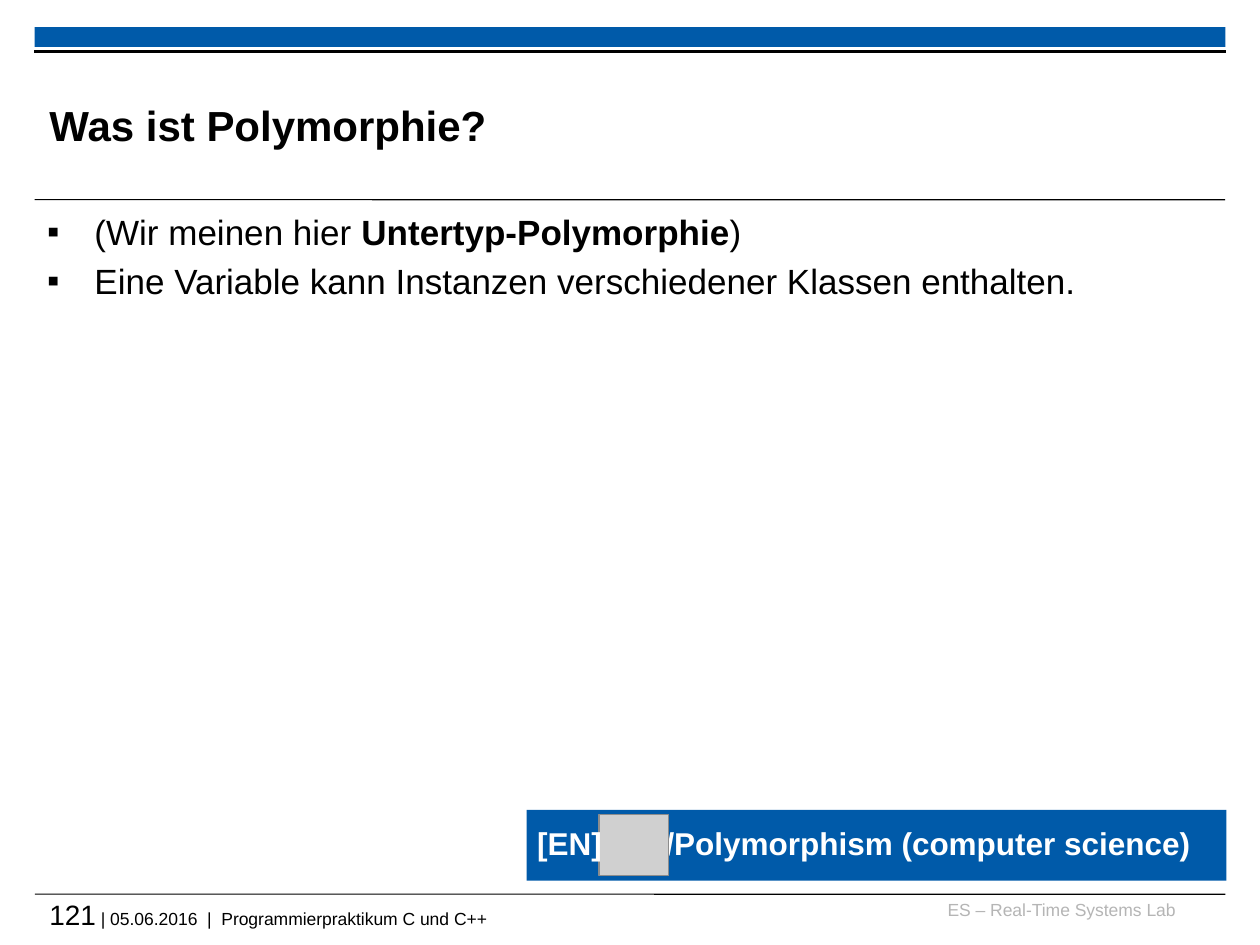
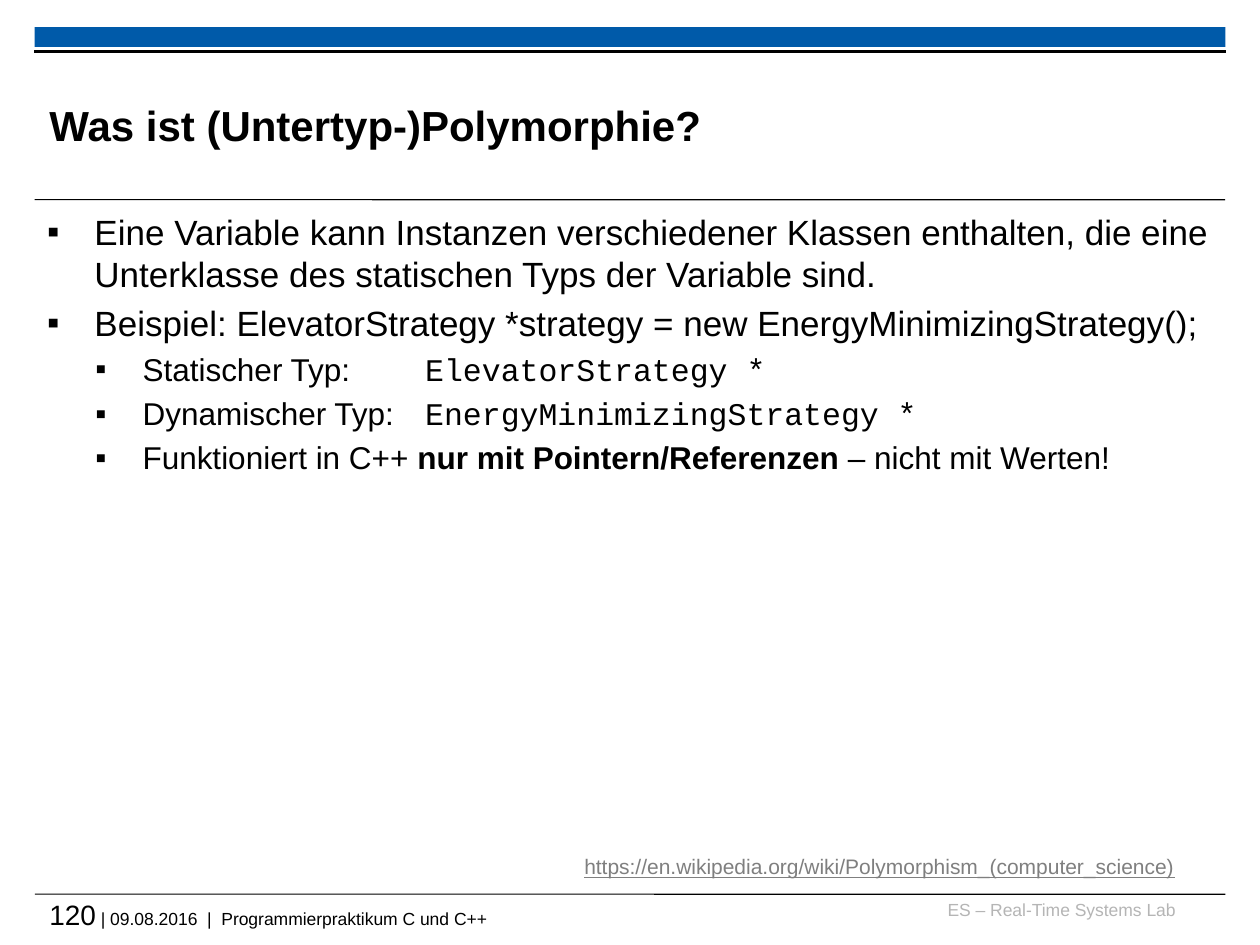
Before and after one commit to h82k/tud-cppp, a slide deck: slide 120 of cppp_lecture.pptx (slide 121 before the commit). Drawn at 1260x945 pixels with LibreOffice and Linux fonts; fonts in the diff are those of the drawing; grey boxes stand for pictures; background and template pictures are left out. Boxes give left, top, right and bottom in pixels: in the first picture for what was removed or moved away, otherwise in the second. Text is boxed around its words. In the diff, an @@ line names an element or a change of style, - is before the commit and + after.

```diff
--- a/cppp_lecture.pptx
+++ b/cppp_lecture.pptx
@@ title at (49,110,701,150): text changed @@
-Was ist Polymorphie?
+Was ist (Untertyp-)Polymorphie?
@@ text at (94,219,1207,470): text changed @@
-▪ (Wir meinen hier Untertyp-Polymorphie)
-▪ Eine Variable kann Instanzen verschiedener Klassen enthalten.
+▪ Eine Variable kann Instanzen verschiedener Klassen enthalten, die eine Unterklasse des statischen Typs der Variable sind.
+▪ Beispiel: ElevatorStrategy *strategy = new EnergyMinimizingStrategy();
+  ▪ Statischer Typ: ElevatorStrategy *
+  ▪ Dynamischer Typ: EnergyMinimizingStrategy *
+  ▪ Funktioniert in C++ nur mit Pointern/Referenzen – nicht mit Werten!
@@ rectangle removed at (527,810,1226,881) @@
@@ text removed at (537,830,602,861) @@
-[EN]
@@ picture removed at (598,815,668,876) @@
@@ text at (584,859,1173,879): text changed; size 18 to 12 pt; text colour #FFFFFF to #7F7F7F; bold off @@
-/Polymorphism (computer science)
+https://en.wikipedia.org/wiki/Polymorphism_(computer_science)
@@ text at (49,905,487,929): text changed @@
-121 | 05.06.2016 | Programmierpraktikum C und C++
+120 | 09.08.2016 | Programmierpraktikum C und C++
```
Also in this commit, not shown: 58 other slides changed, 1 slide added, 2 slides removed.
